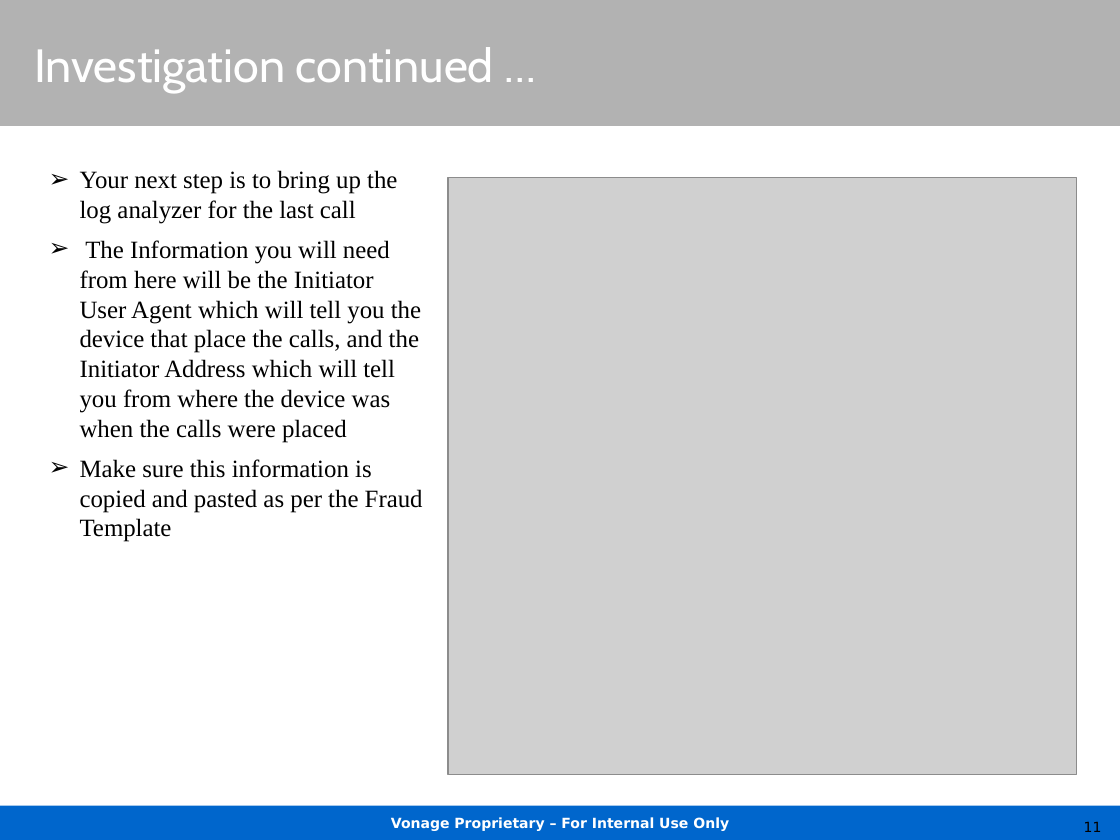
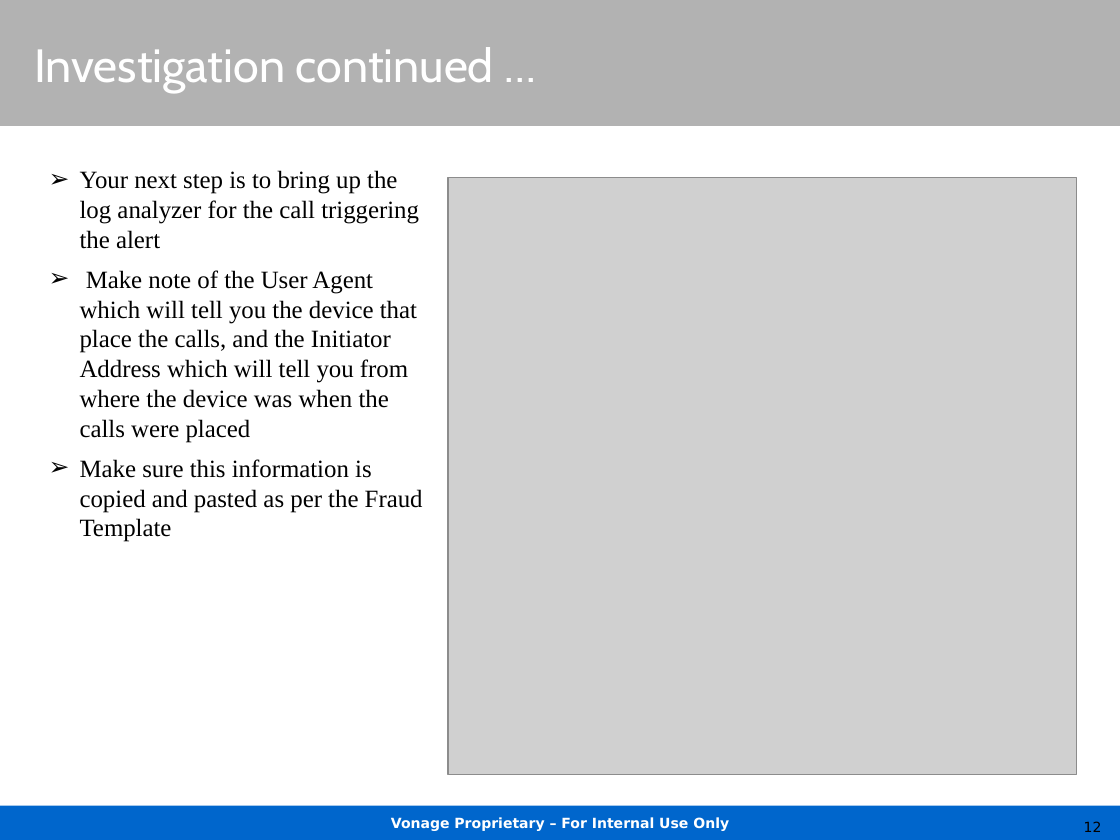
Before and after one commit to tbmillikin/Fraud-Procedures, a slide deck: slide 12 of On-CallFraudProcedures.pptx (slide 11 before the commit). Drawn at 1120x840 pixels with LibreOffice and Linux fonts; fonts in the diff are those of the drawing; grey boxes stand for pictures; background and template pictures are left out. Boxes give left, top, right and bottom in pixels: in the first picture for what was removed or moved away, otherwise in the second. Text is boxed around its words. In the diff, an @@ line names an element or a change of style, - is before the commit and + after.

```diff
--- a/On-CallFraudProcedures.pptx
+++ b/On-CallFraudProcedures.pptx
@@ text at [80, 170, 419, 443]: text changed @@
-➢ Your next step is to bring up the log analyzer for the last call
-➢ The Information you will need from here will be the Initiator User Agent which will tell you the device that place the calls, and the Initiator Address which will tell you from where the device was when the calls were placed
+➢ Your next step is to bring up the log analyzer for the call triggering the alert
+➢ Make note of the User Agent which will tell you the device that place the calls, and the Initiator Address which will tell you from where the device was when the calls were placed
@@ page number at [1084, 821, 1102, 832]: text changed @@
-11
+12
```
Also in this commit, not shown: 1 other slide changed, 1 slide added.
